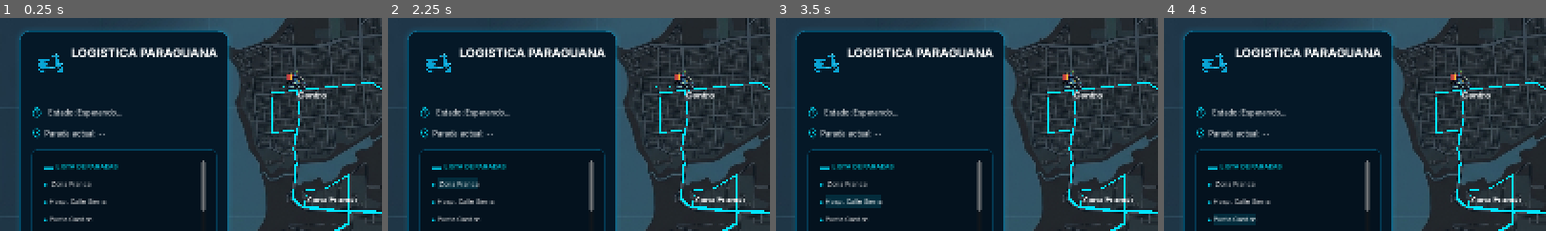
Above: before the commit, frames 1-4 (left to right).
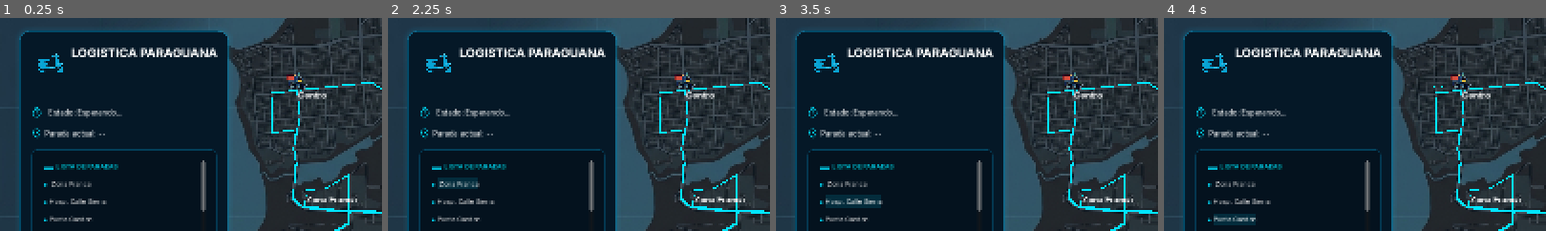
Above: after the commit, the same moments.

Repository: eln3gro245/simulacion
Game: Godot game, scene res://main_simulation.tscn
The game is run twice, just before and just after one commit, with the same random seed, the same clock (stepped at 60 frames per second) and the same inputs.
Inputs:
- Up to frame 1 (0.25 s): no input
- Up to frame 2 (2.25 s): click "▶ INICIAR RECORRIDO" at 0.5 s; click "▶ INICIAR RECORRIDO" at 1.25 s; click "Zona Franca" at 2 s
- Up to frame 3 (3.5 s): click "Hosp. Calle Sierra" at 2.75 s
- Up to frame 4 (4 s): click "Punta Cardon" at 3.5 s
The pictures show only the part of the screen within x 0-50%, y 4-54%; the shares and areas given below are measured in that part.

The runs differ from the first frame. In frame 1, 0.2% of the frame differs, in the area x 74-81%, y 24-34%; in frame 2, 0.3%, in the area x 70-81%, y 24-34%; in frame 3, 0.2%; in frame 4, 0.3%.

Commit message:
agregado de funcionalidad a los dashboard y correccion de la moto

Diff:
--- a/godot/simulacion-delivery-g/controlador.gd
+++ b/godot/simulacion-delivery-g/controlador.gd
@@ -2,9 +2,12 @@
 extends Control
 
 #creamos una ruta para el nodo de la moto para llamarlo
-@onready var nodo_moto = $ContenedorMoto/Moto
+@onready var nodo_moto = $Entidades_Simulacion/Moto
 
+#creamos una señal para enviarle los datos a los dashboard
+signal datos_viaje(datos: Dictionary)
 
+#estas son todas nuestras variables globales
 #aqui es donde vamos a dejar la ruta completa cuando se python nos las pase
 var ruta_completa_dijkstra: Array = []
 #aqui guardamos las coordenadas (x,y)
@@ -14,7 +17,18 @@
 #veficamos si estamos viajando
 var viajando: bool = false
 #velocidad de la moto(en pixeles)
-var velocidad: float = 250.0
+var velocidad_inicial: float = 0.0
+var velocidad_final: float = 200.0
+#aqui es donde estara la distancia
+var distancia: int = 0
+#y aqui es donde colocaremos el tiempo
+var tiempo: int = 0
+#definimos una aceleracion para darle una apariencia de velocidad constante
+var aceleracion: float = 50.0
+
+var tiempo_acumulado = 0.0
+const FRECUENCIA_ACTUALIZACION = 0.1
+
 
 #igual que antes creamos una funcion principal de godot que va escuchar lo que tengo que decir otros mudulos
 func _ready() -> void:
@@ -26,6 +40,10 @@
 
 	interfaz_destino.destino_seleccionado.connect(_on_destino_recibido)
 	print("conectado a la interfaz")
+
+	#le decimos donde enviar los datos de la interfaz a la funcion dentro de la interfaz para actualzar los datos
+	datos_viaje.connect(interfaz_destino._on_actualizar_interfaz)
+
 	#aqui lo que hacemos es escuchar si el modulo de conexion envio datos
 	ConexionPython.ruta_python.connect(_controlador)
 
@@ -37,7 +55,24 @@
 
 	#verificamos donde estamos dentro de la esena
 	var destino_actual = coordenadas[indice_actual]
-	nodo_moto.position = nodo_moto.position.move_toward(destino_actual, velocidad * delta)
+	var distancia_destino = nodo_moto.position.distance_to(destino_actual)
+
+	var velocidad_objetivo = velocidad_final
+	if distancia_destino < 50.0:
+		velocidad_objetivo = 20.0
+
+	velocidad_inicial = move_toward(velocidad_inicial, velocidad_objetivo, aceleracion * delta)
+
+	tiempo_acumulado += delta
+	if tiempo_acumulado >= FRECUENCIA_ACTUALIZACION:
+		#creamos un paqueto para enviarse a la interfaz
+		var paquete = {
+			"Tipo": "Velocidad",
+			"Valor": snapped(velocidad_inicial, 0.01)
+		}
+		datos_viaje.emit(paquete)
+
+	nodo_moto.position = nodo_moto.position.move_toward(destino_actual, velocidad_inicial * delta)
 
 	#ahora medimos las distancias para verificar si estamos en un nodo
 	#tomamos un valor de tolerancia el valor nunca va a hacer exacto (3 pixeles)
@@ -65,6 +100,8 @@
 	if evento == "Moto_en_Camino":
 		print("python envio los datos de la moto 🤑")
 		var dic = datos.get("Datos", [])
+		distancia = dic["Distancia"]
+		tiempo = dic["Tiempo"]
 		indice_actual = 0
 
 		ruta_completa_dijkstra = dic["Ruta"]
@@ -72,9 +109,26 @@
 		_convertir_ruta()
 		print("gracias python ahora puedo calcular")
 
+		var mensaje_interfaz = {
+			"Tipo": "Datos_Generales",
+			"Distancia": distancia,
+			"Tiempo": tiempo,
+			"Ruta_Completa_Dijkstra": ruta_completa_dijkstra
+		}
+
+		datos_viaje.emit(mensaje_interfaz)
+
 	elif evento == "No_Obstruccion":
 		print("camino despejado")
 		viajando = true
+		var actualizar_nodo = datos.get("Nodo")
+
+		var actualizacion = {
+			"Tipo": "Nodo1",
+			"Siguiente_Nodo": actualizar_nodo
+		}
+
+		datos_viaje.emit(actualizacion)
 
 	elif evento == "Entrega_Completada":
 		print("llegamos simulacion terminada con exito")
--- a/godot/simulacion-delivery-g/controlador_interfaz.gd
+++ b/godot/simulacion-delivery-g/controlador_interfaz.gd
@@ -3,12 +3,19 @@
 
 #creamos la señal que recibira nuertros controlador principal
 signal destino_seleccionado(destino: String)
+@onready var nodo_actual = $CanvasLayer/MarginContainer/PanelContainer/MarginContainer/VBoxContainer/HBoxContainer3/Label
+@onready var velocidad = $CanvasLayer2/DashboardMoto/MarginContainer/VBoxContainer/Label2
+@onready var distacia = $CanvasLayer2/DashboardMoto/MarginContainer/VBoxContainer/Label3
+@onready var tiempo = $CanvasLayer2/DashboardMoto/MarginContainer/VBoxContainer/Label4
+@onready var ruta = $CanvasLayer2/DashboardMoto/MarginContainer/VBoxContainer/Label5
 
 #esta es la variable que almacena el distino elegido pero no hace mas nada que guardarlo
 var destino_final: String = ""
 
 func _ready() -> void:
 	print("activo papi")
+
+
 #guardamos la variable cuando sea recibida
 func _on_oprimir_boton(parada: String) -> void:
 	print("mano aqui esta la parada")
@@ -23,46 +30,48 @@
 	#enviamos la informacion del contenedor por la señal
 	destino_seleccionado.emit(destino_final)
 
+func _on_actualizar_interfaz(info: Dictionary):
+	#aqui actualizamos la interfaz con los llamo de controlador
+	print("las llaves que se reciben", info.keys())
+	match info.get("Tipo"):
+		"Datos_Generales":
+			print("hola")
+			print("tenemos los datos")
+			distacia.text = "Distancia: " + str(info["Distancia"]) + " km"
+			tiempo.text = "Tiempo: " + str(info["Tiempo"]) + " min"
+			var nombres_limpios = []
+			for nodo in info["Ruta_Completa_Dijkstra"]:
+				var nombre_acomodado = nodo.replace("_", " ")
+				nombres_limpios.append(nombre_acomodado)
+			var ruta_acomodada = " -> ".join(nombres_limpios)
+
+			ruta.text = "Ruta: " + ruta_acomodada
+		"Nodo1":
+			print("hola otra vez")
+			nodo_actual.text = "siguiente nodo: " + str(info["Siguiente_Nodo"])
+		"Velocidad":
+			print("verga que hola alv")
+			velocidad.text = "Velocidad: " + str(info["Valor"]) + " km/h"
 
 func _on_zona_franca_label_pressed() -> void:
 	_on_oprimir_boton("Zona_Franca")
-
-
 func _on_hosp_calle_sierra_label_pressed() -> void:
 	_on_oprimir_boton("Hospital_Calle_Sierra")
-
-
 func _on_punta_cardon_label_pressed() -> void:
 	_on_oprimir_boton("Punta_Cardon")
-
-
 func _on_centro_label_pressed() -> void:
 	_on_oprimir_boton("Centro")
-
-
 func _on_las_margaritas_label_pressed() -> void:
 	_on_oprimir_boton("Las_Margaritas")
-
-
 func _on_el_sabino_label_pressed() -> void:
 	_on_oprimir_boton("Distribuidor_El_Sabino")
-
-
 func _on_unefa_label_pressed() -> void:
 	_on_oprimir_boton("UNEFA")
-
-
 func _on_maraven_label_pressed() -> void:
 	_on_oprimir_boton("Maraven")
-
-
 func _on_comunidad_cardon_label_pressed() -> void:
 	_on_oprimir_boton("Comunidad_Cardon")
-
-
 func _on_la_puerta_label_pressed() -> void:
 	_on_oprimir_boton("La_Puerta")
-
-
 func _on_button_pressed() -> void:
 	_on_boton_recorrido_pressed()
--- a/godot/simulacion-delivery-g/main_simulation.tscn
+++ b/godot/simulacion-delivery-g/main_simulation.tscn
@@ -29,7 +29,7 @@
 [node name="Entidades_Simulacion" type="Node2D" parent="." unique_id=1251033558]
 
 [node name="Moto" parent="Entidades_Simulacion" unique_id=1323727844 instance=ExtResource("2_41m6i")]
-position = Vector2(123, -240)
+position = Vector2(621, 179)
 
 [node name="Rutas_Lineas" type="Node2D" parent="Entidades_Simulacion" unique_id=320002121]
 
--- a/godot/simulacion-delivery-g/moto_delivery.tscn
+++ b/godot/simulacion-delivery-g/moto_delivery.tscn
@@ -14,11 +14,11 @@
 [node name="Moto" type="Node2D" unique_id=1323727844]
 
 [node name="Sprite2D" type="Sprite2D" parent="." unique_id=2034246811]
-position = Vector2(496, 405)
+position = Vector2(0, -13)
 scale = Vector2(0.15, 0.15)
 texture = ExtResource("1_ts376")
 
 [node name="GPUParticles2D" type="GPUParticles2D" parent="." unique_id=1919317314]
-position = Vector2(479, 422)
+position = Vector2(-7, 4)
 amount = 15
 process_material = SubResource("ParticleProcessMaterial_df6gl")
Not shown: 1 places in godot/simulacion-delivery-g/interfaz.tscn that only renumber resources
Not shown: 1 places in godot/simulacion-delivery-g/main_simulation.tscn that only renumber resources
Not shown, changed: app.py
